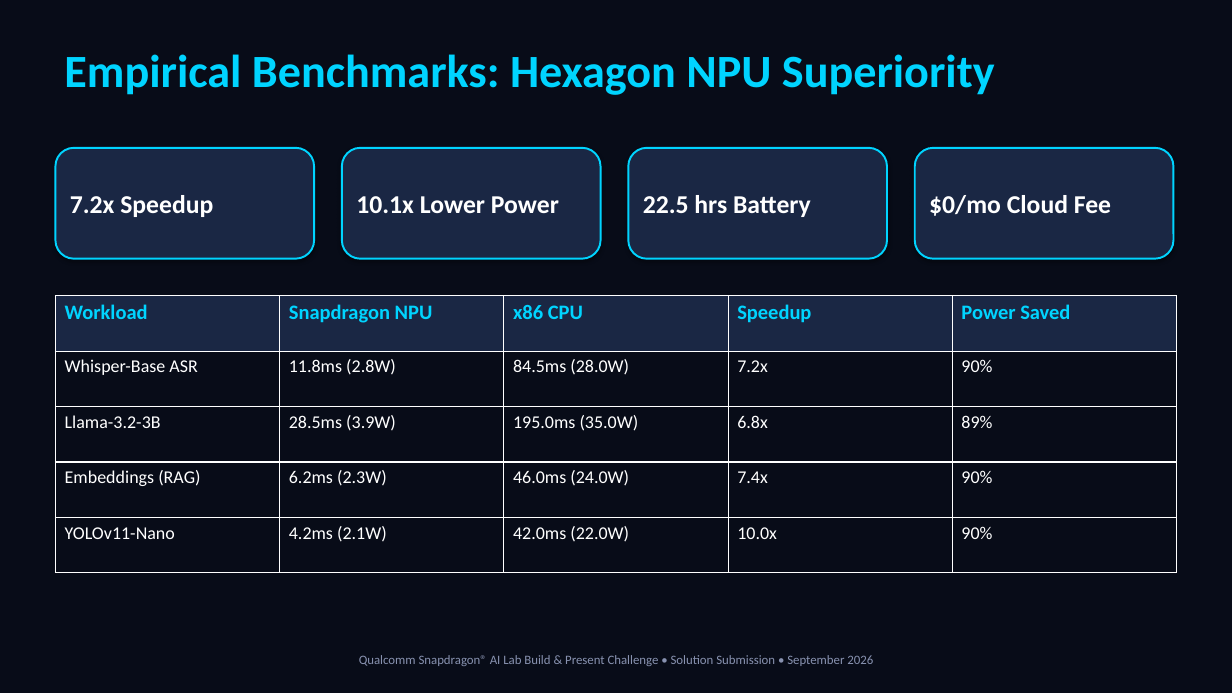
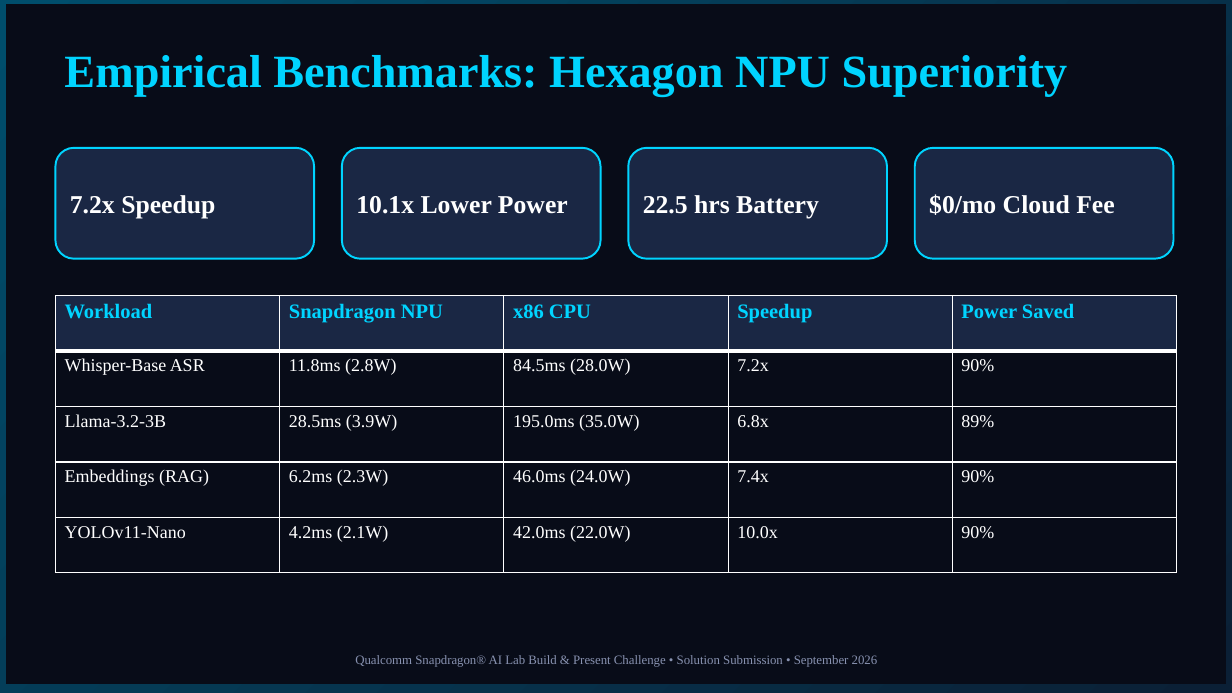
Before and after one commit to AnuragKannojiya/OmniSnap-AI, a slide deck: slide 7 of OmniSnap_AI_Pitch_Deck.pptx. Drawn at 1232x693 pixels with LibreOffice and Linux fonts; fonts in the diff are those of the drawing. Boxes give left, top, right and bottom in pixels: in the first picture for what was removed or moved away, otherwise in the second. Text is boxed around its words. In the diff, an @@ line names an element or a change of style, - is before the commit and + after.

```diff
--- a/OmniSnap_AI_Pitch_Deck.pptx
+++ b/OmniSnap_AI_Pitch_Deck.pptx
@@ background #FFFFFF to gradient #004E6C to #0C2036 @@
@@ rectangle: place and size @@
-rectangle at (0, 0, 1232, 693)
+rectangle at (6, 5, 1226, 684)
@@ rectangle at (6, 5, 1226, 684): outline #080C18 0.75 pt to #080C18 0.5 pt; shadow off @@
@@ text "Empirical Benchmarks: Hexagon NPU Superiority" at (64, 55, 1068, 97): font Calibri to Times New Roman @@
@@ font Calibri to Times New Roman; shadow off; proportions changed in 4 elements at (55, 148, 314, 259), (342, 148, 601, 259), (628, 148, 887, 259), (915, 148, 1174, 259) @@
@@ table at (55, 296, 1178, 573) @@
@@ font Calibri to Times New Roman @@
@@ text "Qualcomm Snapdragon® AI Lab Build ..." at (355, 655, 878, 667): font Calibri to Times New Roman @@
```
Also in this commit, not shown: 9 other slides changed, 1 other file.
